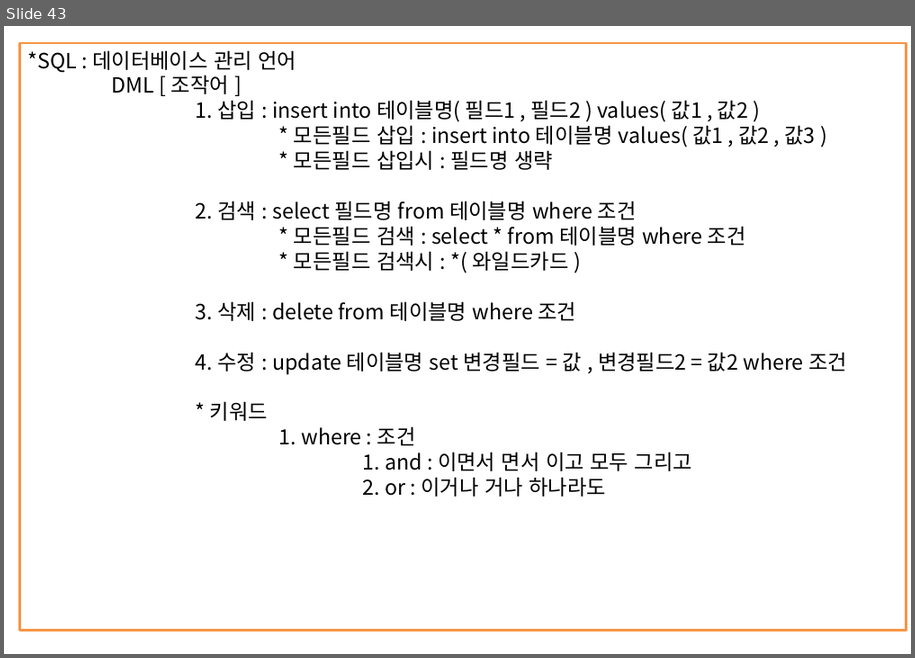
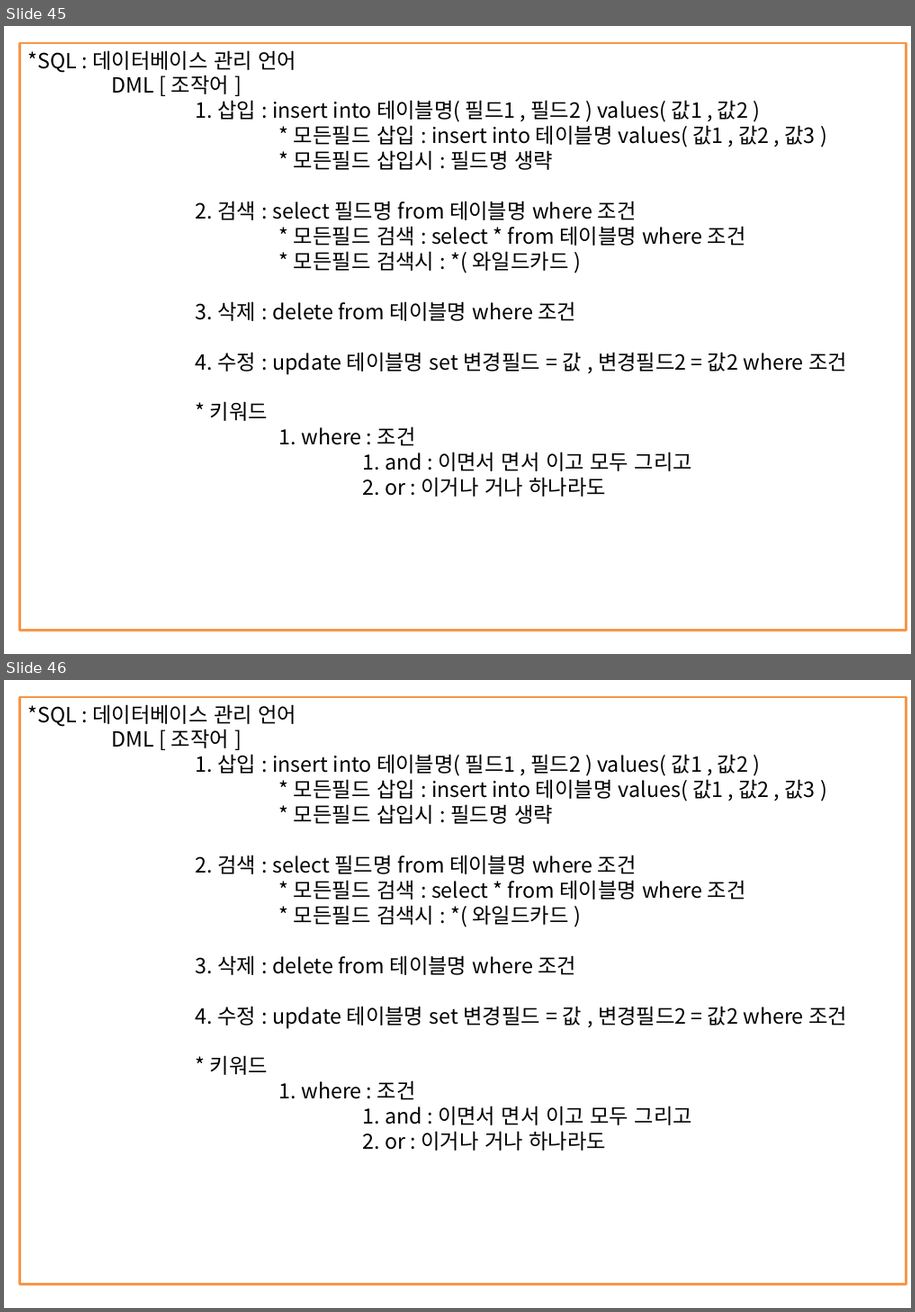
Before and after one commit to itdanja/web_ezen_1, a slide deck: java1/src/정리함/JAVA정리.pptx. Shown one above the other, each under a label of ours: slide 43 before the commit, slides 45 and 46 after it. The pictures are 915x658 and 915x1312 pixels, drawn with LibreOffice and Linux fonts; fonts in the diff are those of the drawing. Boxes give left, top, right and bottom in pixels: in the first picture for what was removed or moved away, otherwise in the second. Text is boxed around its words. In the diff, an @@ line names an element or a change of style, - is before the commit and + after.

```diff
--- a/java1/src/정리함/JAVA정리.pptx
+++ b/java1/src/정리함/JAVA정리.pptx
@@ slide 46 added at <box>4,680,911,1308</box>, background #FFFFFF @@
@@ rectangle added at <box>20,698,906,1285</box>, outline #F79646 2 pt, 18 pt, text #000000 @@
+*SQL : 데이터베이스 관리 언어
+DML [ 조작어 ]
+1. 삽입 : insert into 테이블명( 필드1 , 필드2 ) values( 값1 , 값2 )
+* 모든필드 삽입 : insert into 테이블명 values( 값1 , 값2 , 값3 )
+* 모든필드 삽입시 : 필드명 생략
+2. 검색 : select 필드명 from 테이블명 where 조건
+* 모든필드 검색 : select * from 테이블명 where 조건
+* 모든필드 검색시 : *( 와일드카드 )
+3. 삭제 : delete from 테이블명 where 조건
+4. 수정 : update 테이블명 set 변경필드 = 값 , 변경필드2 = 값2 where 조건
+* 키워드
+1. where : 조건
+1. and : 이면서 면서 이고 모두 그리고
+2. or : 이거나 거나 하나라도
@@ what was slide 43 is now slide 45 @@
```
Also in this commit, not shown: 1 slide changed, 2 other slides added, 7 other files.
